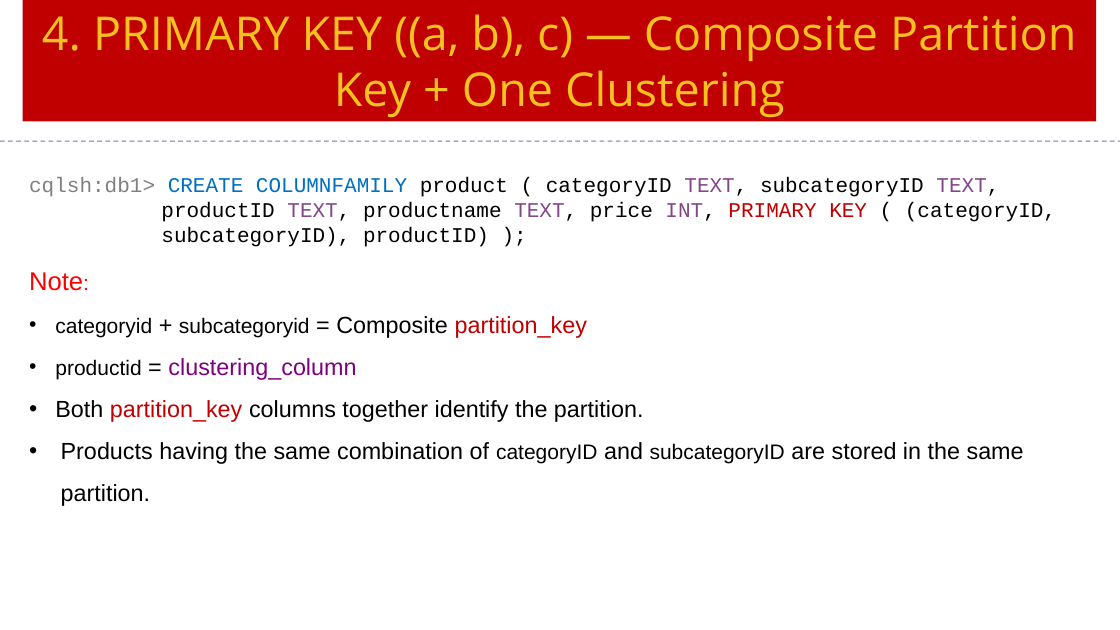
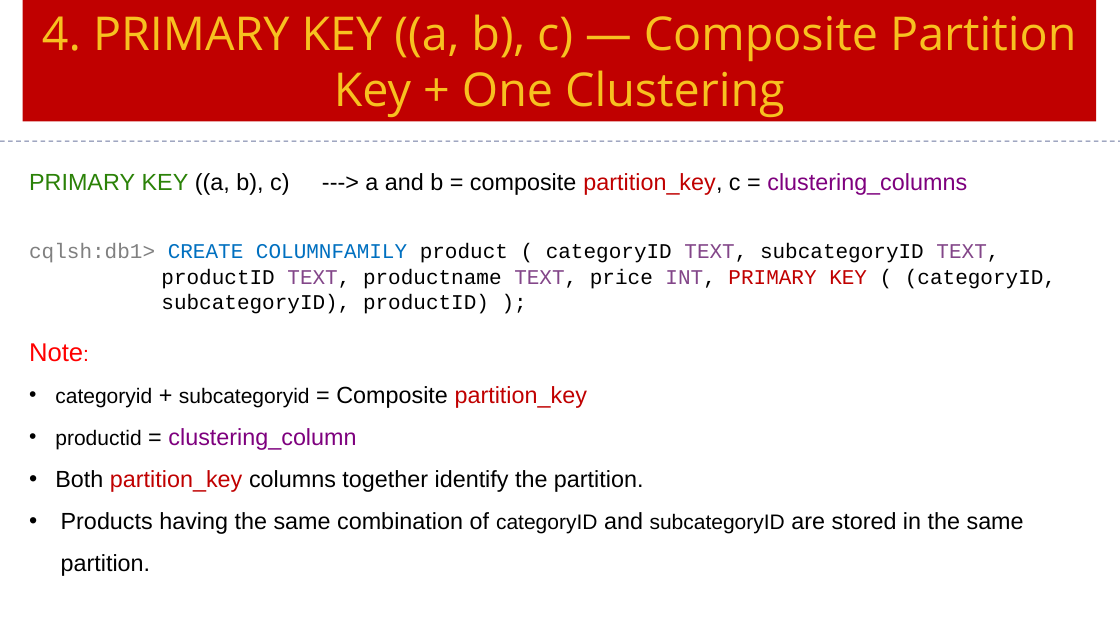
Before and after one commit to Saleel-Bagde/PPT-s, a slide deck: slide 22 of Cassandra Ver3.pptx. Drawn at 1120x630 pixels with LibreOffice and Linux fonts; fonts in the diff are those of the drawing. Boxes give left, top, right and bottom in pixels: in the first picture for what was removed or moved away, otherwise in the second. Text is boxed around its words. In the diff, an @@ line names an element or a change of style, - is before the commit and + after.

```diff
--- a/Cassandra Ver3.pptx
+++ b/Cassandra Ver3.pptx
@@ text added at [29, 173, 967, 195], 20 pt, text #000000 @@
+PRIMARY KEY ((a, b), c) ---> a and b = composite partition_key, c = clustering_columns
@@ text "cqlsh:db1> CREATE COLUMNFAMILY product ( ...": place and size @@
-text "cqlsh:db1> CREATE COLUMNFAMILY product ( ..." at [29, 177, 1056, 247]
+text "cqlsh:db1> CREATE COLUMNFAMILY product ( ..." at [29, 243, 1056, 314]
@@ text "Note:": place and size @@
-text "Note:" at [29, 272, 1024, 506]
+text "Note:" at [29, 343, 1024, 576]
```
Also in this commit, not shown: 4 other slides changed.
